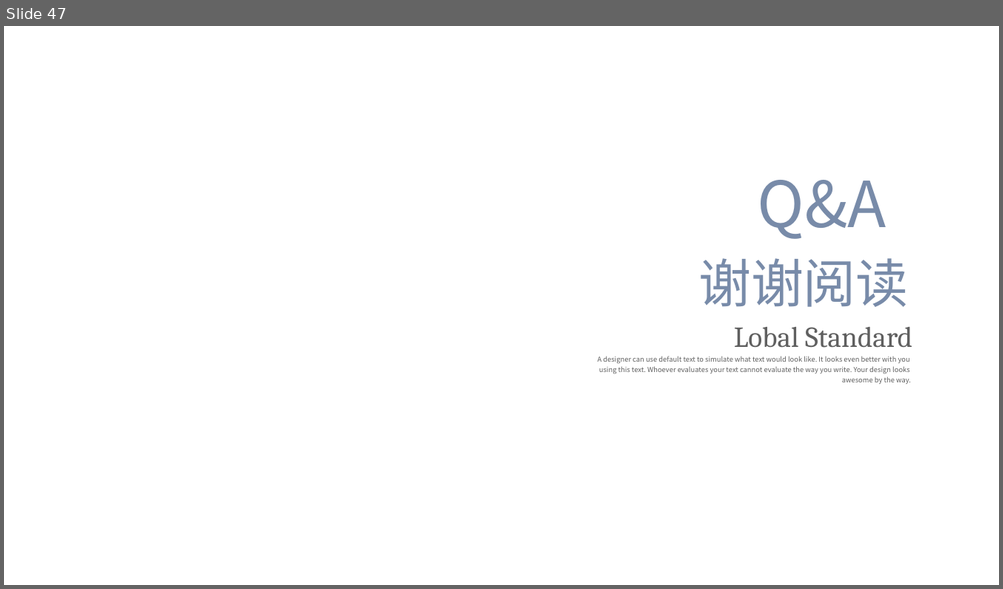
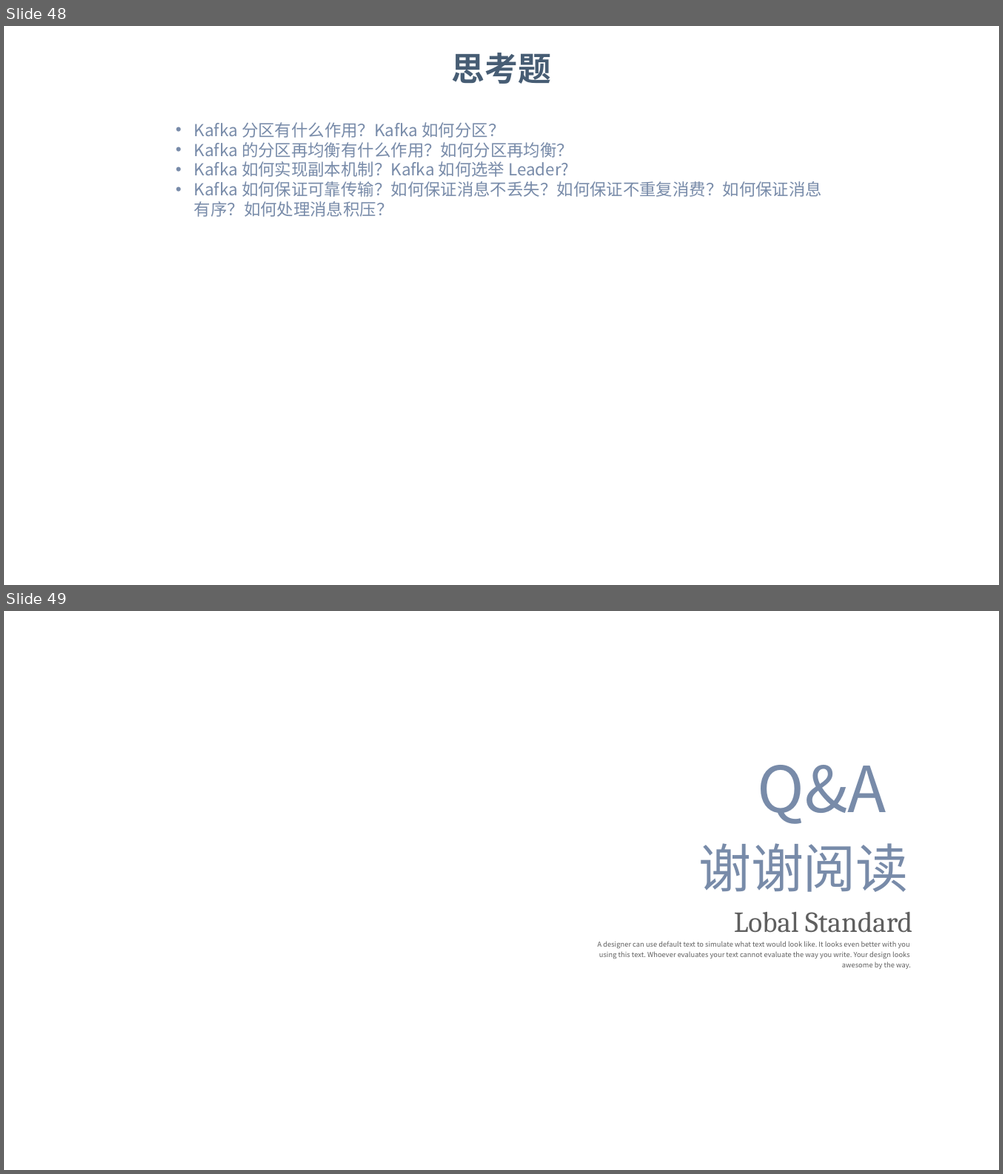
Before and after one commit to dunwu/bigdata-tutorial, a slide deck: assets/kafka/kafka.pptx. Shown one above the other, each under a label of ours: slide 47 before the commit, slides 48 and 49 after it. The pictures are 1003x589 and 1003x1174 pixels, drawn with LibreOffice and Linux fonts; fonts in the diff are those of the drawing; background and template pictures are left out. Boxes give left, top, right and bottom in pixels: in the first picture for what was removed or moved away, otherwise in the second. Text is boxed around its words. In the diff, an @@ line names an element or a change of style, - is before the commit and + after.

Commit message:
docs: Kafka 文档更新

```diff
--- a/assets/kafka/kafka.pptx
+++ b/assets/kafka/kafka.pptx
@@ slide 48 added at (x1=4, y1=26, x2=999, y2=585), background picture (left out) @@
@@ text added at (x1=452, y1=53, x2=551, y2=84), 24 pt, text #475D74, bold @@
+思考题
@@ text added at (x1=194, y1=122, x2=822, y2=217), 12 pt, text #788BA9 @@
+• Kafka 分区有什么作用？Kafka 如何分区？
+• Kafka 的分区再均衡有什么作用？如何分区再均衡？
+• Kafka 如何实现副本机制？Kafka 如何选举 Leader?
+• Kafka 如何保证可靠传输？如何保证消息不丢失？如何保证不重复消费？如何保证消息有序？如何处理消息积压？
@@ what was slide 47 is now slide 49 @@
```
Also in this commit, not shown: 7 slides changed, 1 other slide added, 2 other files.
